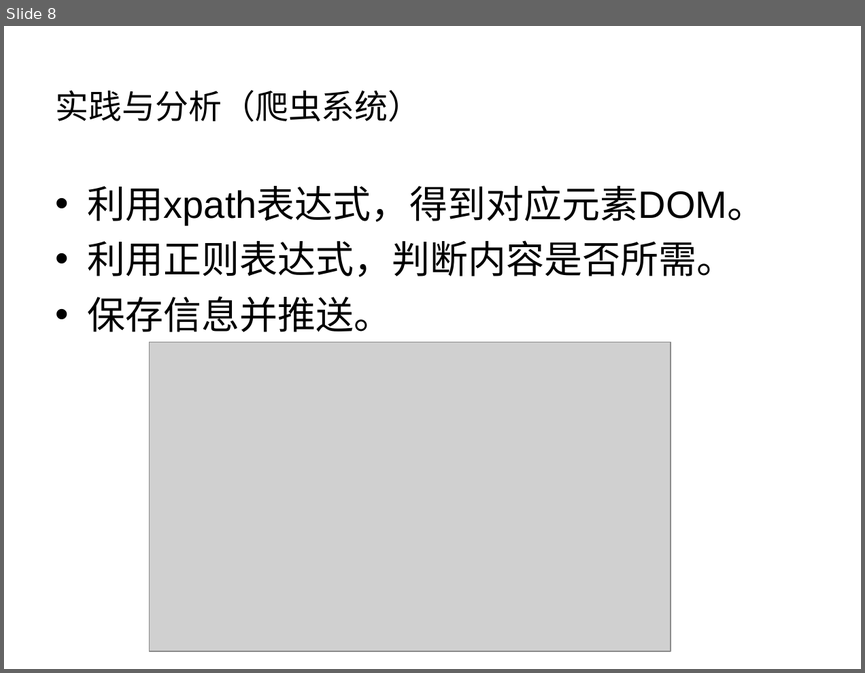
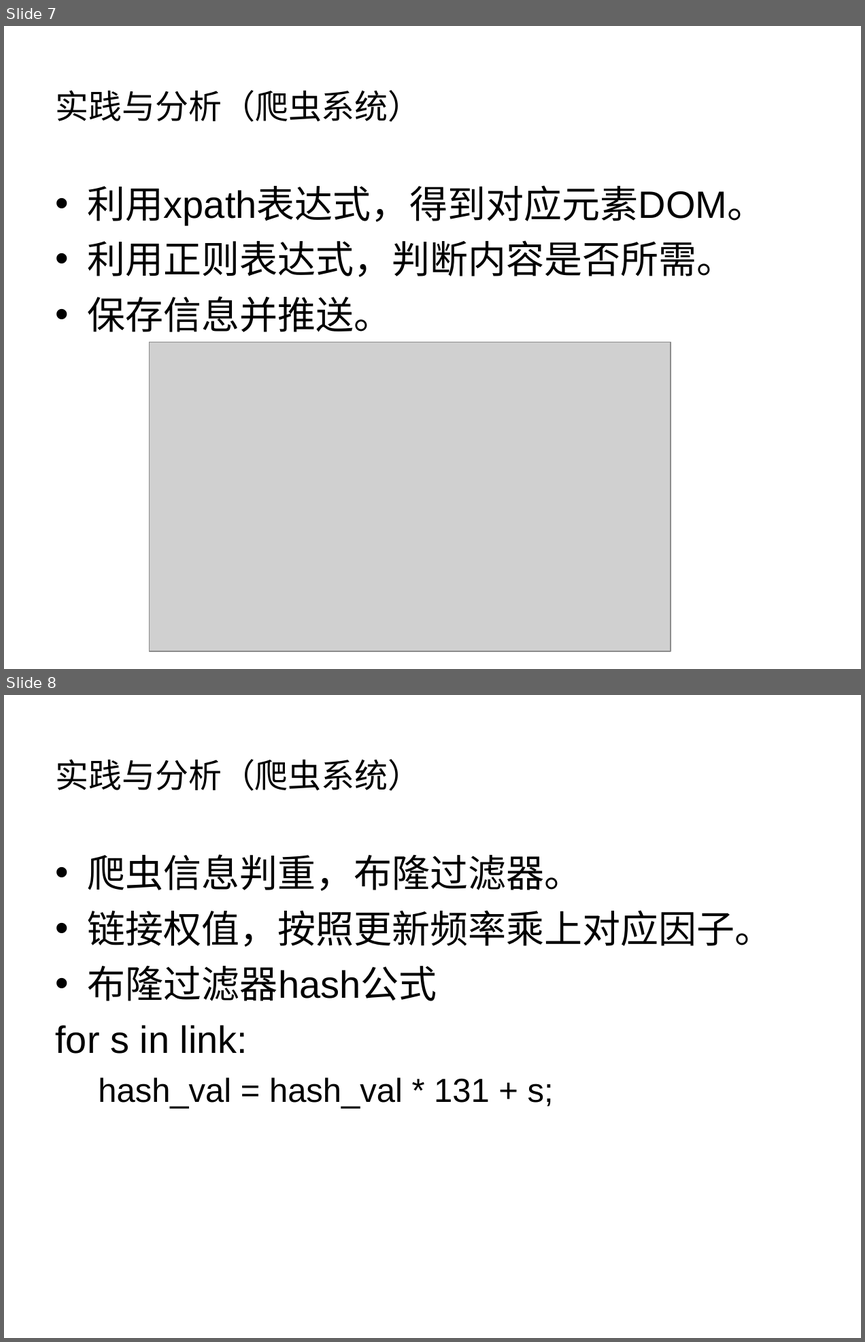
Before and after one commit to liuweiming1997/extensions, a slide deck: 论文.ppt. Shown one above the other, each under a label of ours: slide 8 before the commit, slides 7 and 8 after it. The pictures are 865x673 and 865x1342 pixels, drawn with LibreOffice and Linux fonts; fonts in the diff are those of the drawing; grey boxes stand for pictures. Boxes give left, top, right and bottom in pixels: in the first picture for what was removed or moved away, otherwise in the second. Text is boxed around its words. In the diff, an @@ line names an element or a change of style, - is before the commit and + after.

```diff
--- a/论文.ppt
+++ b/论文.ppt
@@ slide 8 added at bbox=[4, 695, 861, 1338], background #FFFFFF @@
@@ title added at bbox=[55, 759, 421, 791], 28 pt, text #000000 @@
+实践与分析（爬虫系统）
@@ text added at bbox=[55, 854, 773, 1108], 32 pt, text #000000 @@
+• 爬虫信息判重，布隆过滤器。
+• 链接权值，按照更新频率乘上对应因子。
+• 布隆过滤器hash公式
+for s in link:
+  hash_val = hash_val * 131 + s;
@@ what was slide 8 is now slide 7 @@
```
Also in this commit, not shown: 4 slides changed, 4 other slides added, 2 slides removed.
